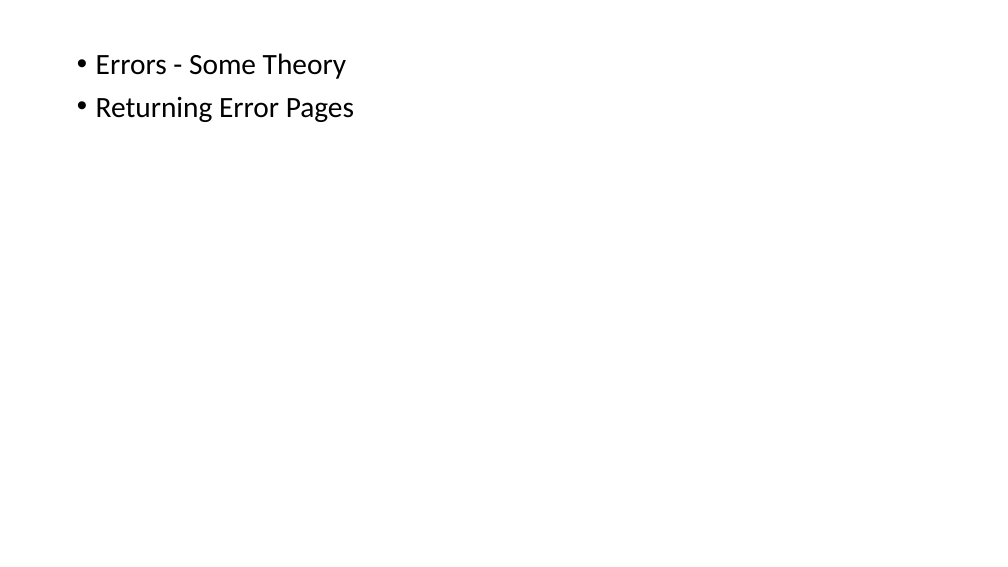
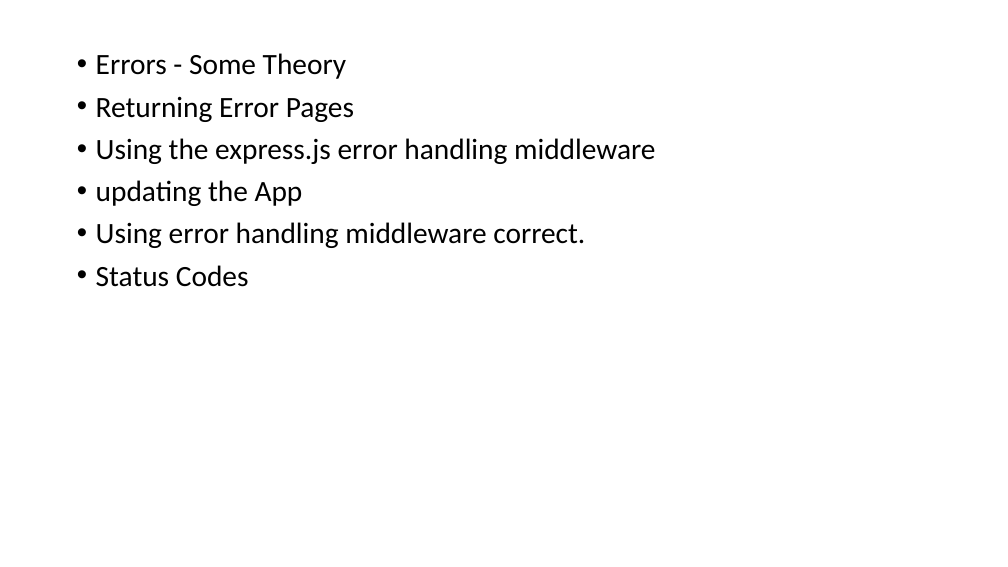
Before and after one commit to PiyushChaturvedii/batch03, a slide deck: slide 20 of Sessions & Cookies.pptx. Drawn at 1008x567 pixels with LibreOffice and Linux fonts; fonts in the diff are those of the drawing. Boxes give left, top, right and bottom in pixels: in the first picture for what was removed or moved away, otherwise in the second. Text is boxed around its words. In the diff, an @@ line names an element or a change of style, - is before the commit and + after.

Commit message:
error-handling

```diff
--- a/Sessions & Cookies.pptx
+++ b/Sessions & Cookies.pptx
@@ text at bbox=[96, 138, 655, 287]: paragraphs added @@
+• Using the express.js error handling middleware
+• updating the App
+• Using error handling middleware correct.
+• Status Codes
```
Also in this commit, not shown: 2 slides added, 45 other files.
